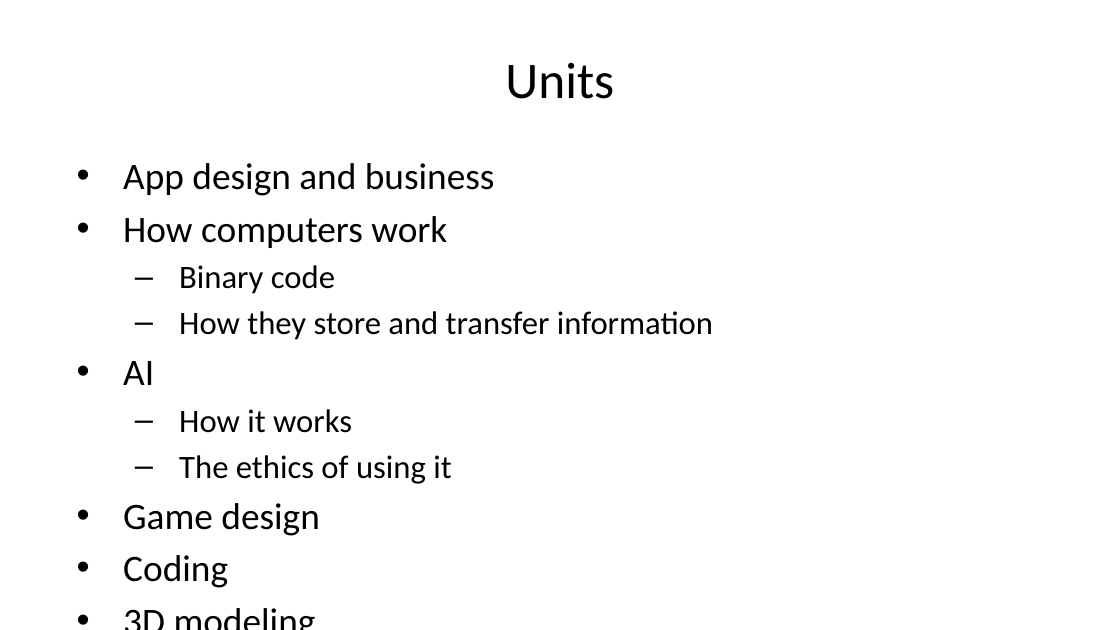
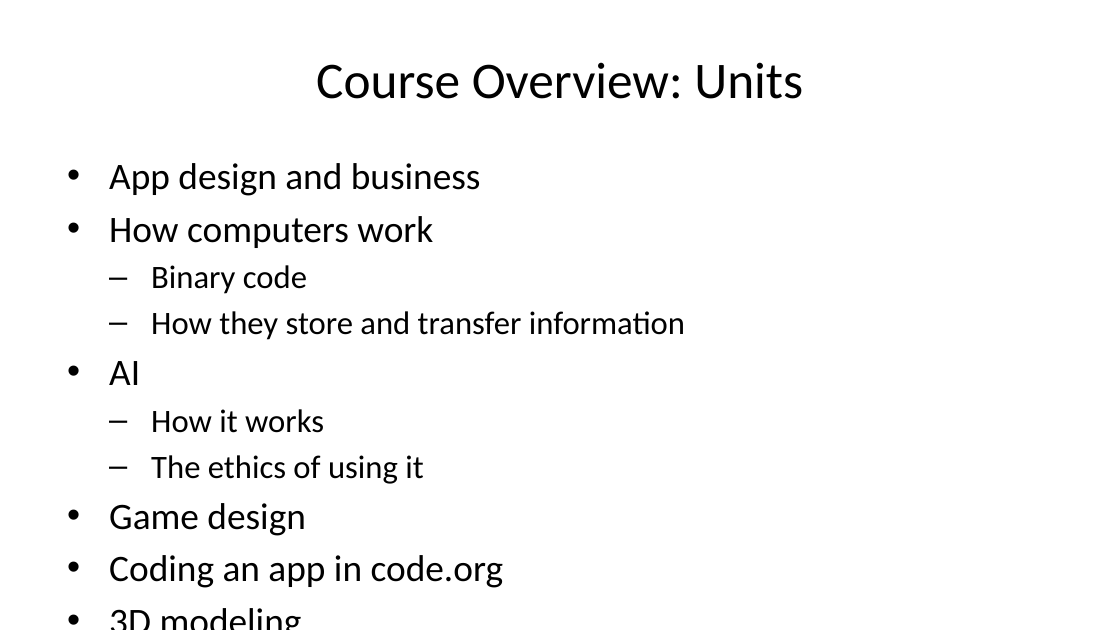
Before and after one commit to eking-stead/school, a slide deck: slide 5 of CS/slides.pptx (slide 3 before the commit). Drawn at 1120x630 pixels with LibreOffice and Linux fonts; fonts in the diff are those of the drawing. Boxes give left, top, right and bottom in pixels: in the first picture for what was removed or moved away, otherwise in the second. Text is boxed around its words. In the diff, an @@ line names an element or a change of style, - is before the commit and + after.

```diff
--- a/CS/slides.pptx
+++ b/CS/slides.pptx
@@ title at [316,62,803,99]: text changed @@
-Units
+Course Overview: Units
@@ text at [109,163,685,536]: indent changed @@
@@ text at [109,555,504,588]: text changed @@
-• Coding
+• Coding an app in code.org
```
Also in this commit, not shown: 2 other slides changed, 5 slides added, 1 slide removed, 3 other files.
